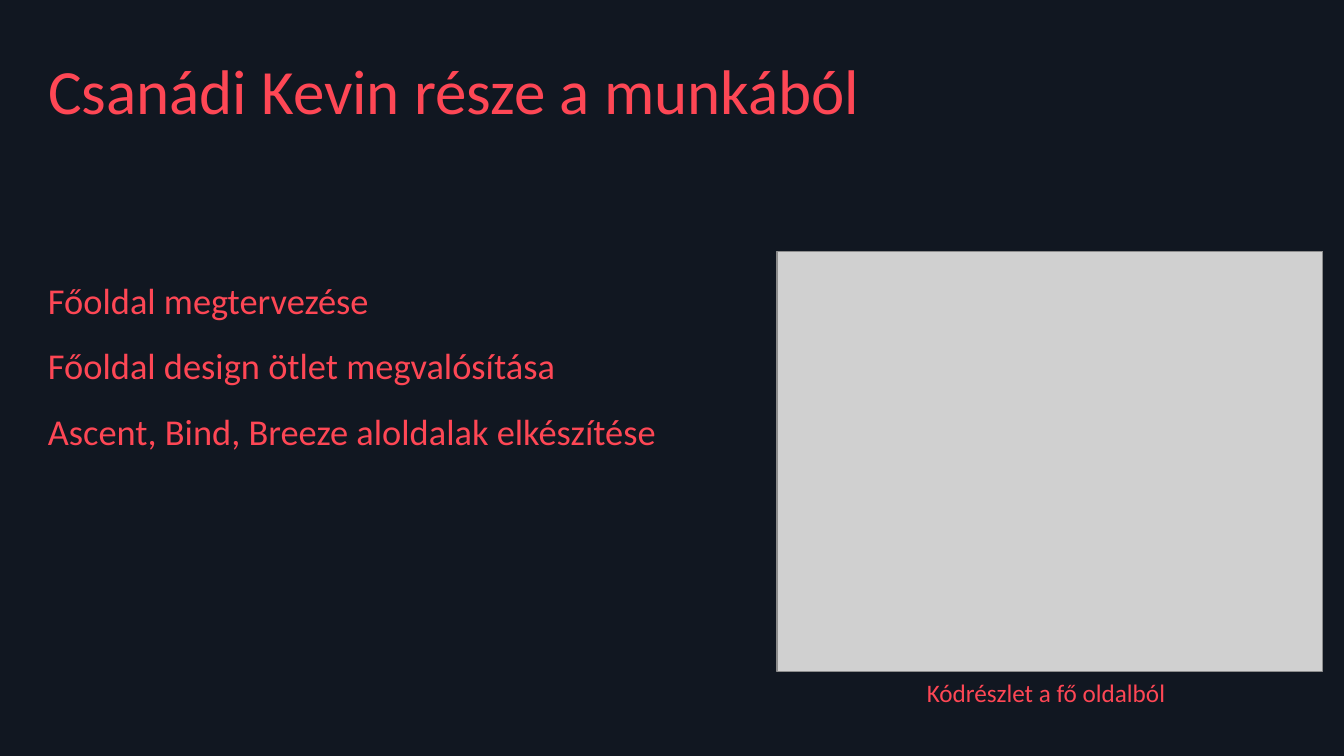
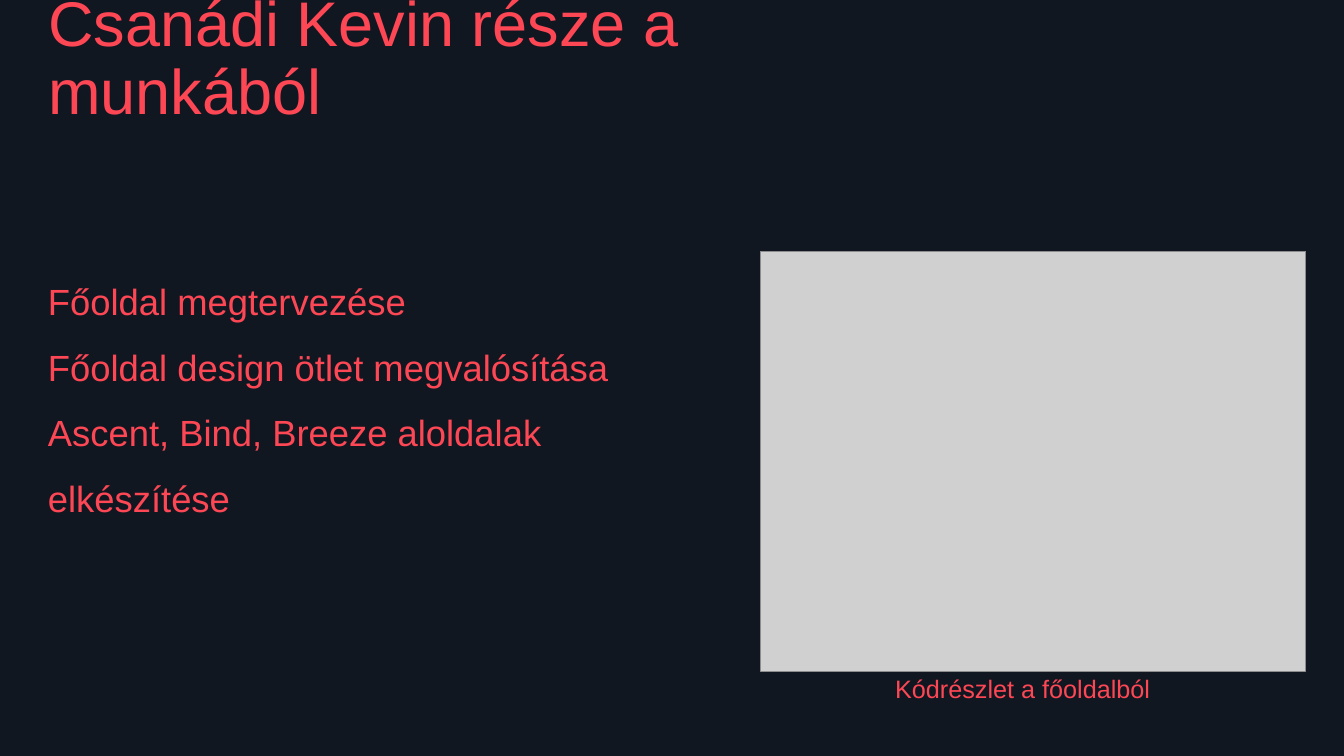
Before and after one commit to Kewkew00/Holy_project, a slide deck: slide 4 of VALORANT útmutató.pptx (slide 2 before the commit). Drawn at 1344x756 pixels with LibreOffice and Linux fonts; fonts in the diff are those of the drawing; grey boxes stand for pictures. Boxes give left, top, right and bottom in pixels: in the first picture for what was removed or moved away, otherwise in the second. Text is boxed around its words. In the diff, an @@ line names an element or a change of style, - is before the commit and + after.

Commit message:
PPT folytatása, a részem hozzáadása

```diff
--- a/VALORANT útmutató.pptx
+++ b/VALORANT útmutató.pptx
@@ text "Csanádi Kevin része a munkából" at [48,0,678,115]: font Calibri to Arial @@
@@ text "Főoldal megtervezése" at [48,288,608,451]: font Calibri to Arial @@
@@ picture: place and size @@
-picture at [777,251,1323,671]
+picture at [760,251,1306,671]
@@ text at [895,679,1150,699]: text changed; font Calibri to Arial @@
-Kódrészlet a fő oldalból
+Kódrészlet a főoldalból
```
Also in this commit, not shown: 3 other slides changed, 2 slides added.
